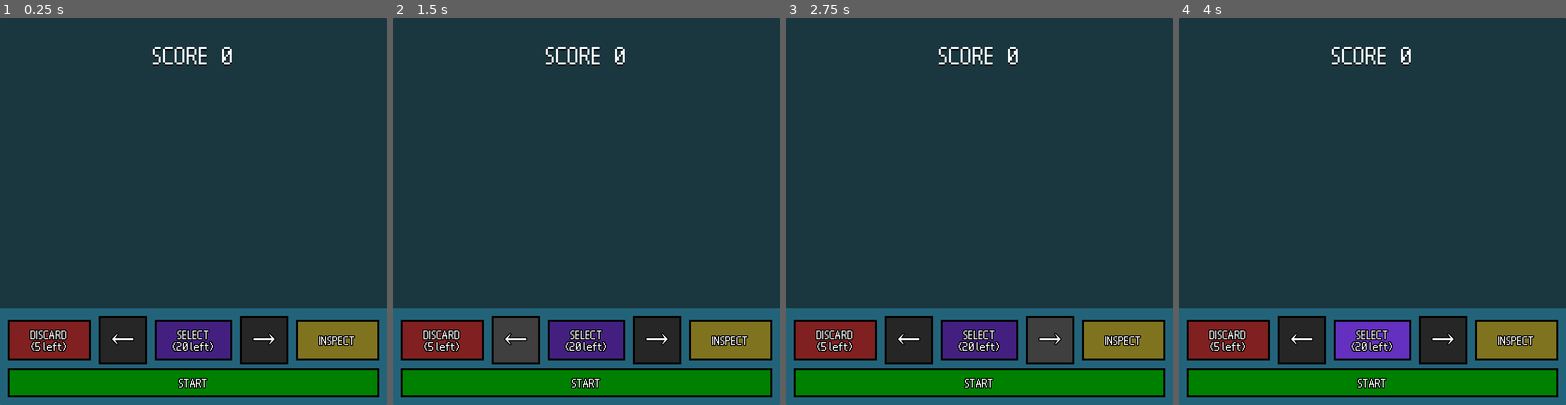
Above: before the commit, frames 1-4 (left to right).
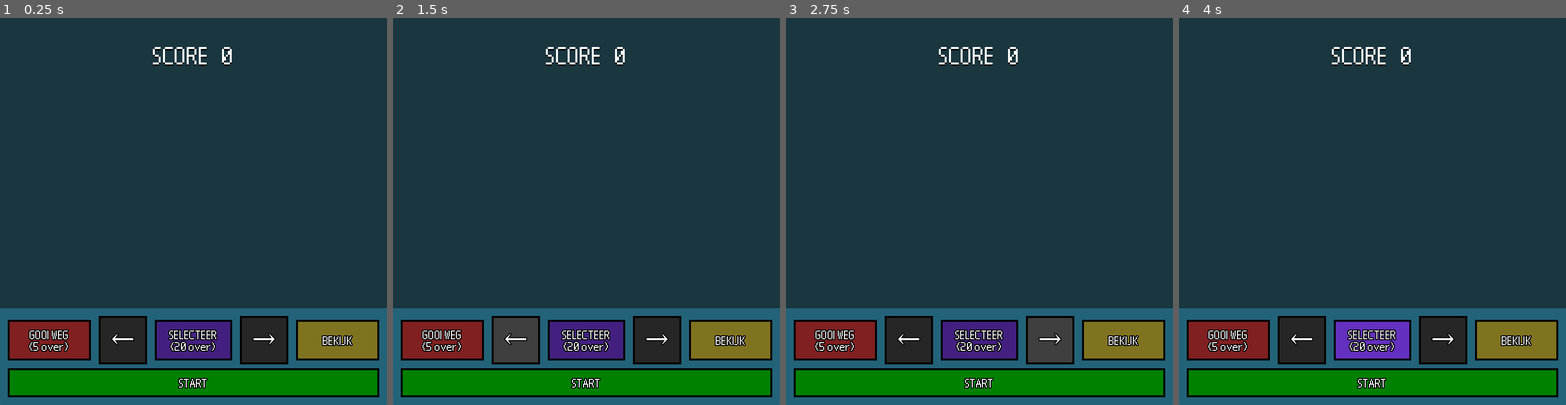
Above: after the commit, the same moments.

Repository: sjerpsthomas/job-hunter
Game: Godot game, scene res://screen/main/main_screen.tscn
The game is run twice, just before and just after one commit, with the same random seed, the same clock (stepped at 60 frames per second) and the same inputs. This scene is started directly instead of the project's main scene.
Inputs:
- Up to frame 1 (0.25 s): no input
- Up to frame 2 (1.5 s): click "DISCARD (5 left)" (after the commit: "GOOI WEG (5 over)") at 0.5 s; click "←" at 1.25 s
- Up to frame 3 (2.75 s): click "→" at 2 s
- Up to frame 4 (4 s): click "INSPECT" (after the commit: "BEKIJK") at 2.75 s; click "SELECT (20 left)" (after the commit: "SELECTEER (20 over)") at 3.5 s

The runs differ from the first frame. In frame 1, 0.9% of the frame differs, in the area x 7-92%, y 80-87%; in frame 2, 0.9%; in frame 3, 0.9%; in frame 4, 0.9%.
Error in both runs: Out of bounds get index '-1' (on base: 'Array[PortfolioItem]') (res://screen/main/cards.gd:32)

Commit message:
Complete localization

Diff:
--- a/core/card/card.gd
+++ b/core/card/card.gd
@@ -50,7 +50,7 @@
 func _process(_delta: float) -> void:
 	# TODO: delta-independent tweening (talk by Freya Holmer)
 
-	var target_position_offset := Vector2(0, -30 * int(picked and collapsed) - 100 * int(not collapsed))
+	var target_position_offset := Vector2(0, -30 * int(picked and collapsed) - 80 * int(not collapsed))
 
 	position_offset = position_offset.lerp(target_position_offset, 0.2)
 
--- /dev/null
+++ b/core/locale.gd
@@ -0,0 +1,60 @@
+extends Node
+
+
+const locale = "nl"
+
+
+
+func txt(input: String) -> String:
+	if locale == "EN":
+		return {
+			'loading': 'loading portfolio...',
+			'error': 'Error loading portfolio.\nPlease refresh to try again.',
+			'play': 'Play!',
+
+			'select': 'SELECT',
+			'inspect': 'INSPECT',
+			'discard': 'DISCARD',
+			'left': 'left',
+
+			'final_score': "Final score",
+			'replay': 'Play again!',
+			'back': 'Back to title screen',
+
+			'card': 'CARD',
+			'cards': 'CARDS',
+			'link': 'LINK',
+			'links': 'LINKS',
+
+			'common_tags_1': 'COMMON',
+			'common_tags_2': ' TAGS',
+
+			'duplicate_1': 'DUPLICATE',
+			'duplicate_2': ' CARDS',
+		}[input]
+	else:
+		return {
+			'loading': 'portfolio laden...',
+			'error': 'Error bij laden van portfolio.\nVervers de pagina om het opnieuw te proberen.',
+			'play': 'Spelen!',
+
+			'select': 'SELECTEER',
+			'inspect': 'BEKIJK',
+			'discard': 'GOOI WEG',
+			'left': 'over',
+
+			'final_score': 'Eindscore',
+			'replay': 'Opnieuw spelen!',
+			'back': 'Terug naar hoofdmenu',
+
+			'card': 'KAART',
+			'cards': 'KAARTEN',
+			'link': 'LINK',
+			'links': 'LINKS',
+
+			'common_tags_1': 'GEMEENSCHAPPELIJKE',
+			'common_tags_2': '-TAGS',
+
+			'duplicate_1': 'DUBBELE',
+			'duplicate_2': ' KAARTEN',
+		}[input]
--- a/core/portfolio_loader.gd
+++ b/core/portfolio_loader.gd
@@ -3,7 +3,6 @@
 
 
 static var has_error := false
-static var locale := "en"
 
 var collection_response_count := 0
 var collection_response_size: int
@@ -32,7 +31,6 @@
 # -
 func _process(_delta: float) -> void:
 	if has_error:
-		print("error found!")
 		errored.emit()
 
 
@@ -42,7 +40,7 @@
 	add_child(http_request)
 	http_request.request_completed.connect(_portfolio_items_completed)
 
-	var error = http_request.request("https://www.thomassjerps.nl/api/jh-portfolio-items?locale=" + locale)
+	var error = http_request.request("https://www.thomassjerps.nl/api/jh-portfolio-items?locale=" + Locale.locale)
 	print("sent request to /api/jh-portfolio-items/")
 	if error != OK:
 		push_error("HTTP error")
@@ -75,7 +73,7 @@
 	add_child(http_request)
 	http_request.request_completed.connect(_portfolio_tags_completed)
 
-	var error := http_request.request("https://www.thomassjerps.nl/api/jh-portfolio-tags?locale=" + locale)
+	var error := http_request.request("https://www.thomassjerps.nl/api/jh-portfolio-tags?locale=" + Locale.locale)
 	print("sent request to /api/jh-portfolio-tags/")
 	if error != OK:
 		push_error("HTTP error")
--- a/project.godot
+++ b/project.godot
@@ -17,6 +17,7 @@
 
 [autoload]
 
+Locale="*res://core/locale.gd"
 PortfolioItemsCollection="*res://collection/portfolio_items_collection.gd"
 PortfolioTagsCollection="*res://collection/portfolio_tags_collection.gd"
 PortfolioLoader="*res://core/portfolio_loader.gd"
--- a/screen/main/game_over.gd
+++ b/screen/main/game_over.gd
@@ -8,6 +8,12 @@
 		position.y = lerpf(position.y, 130, 0.15)
 
 
+func init() -> void:
+	$ScoreLabel.text = str(Locale.txt('final_score'), ": ", main_screen.score)
+	$ReplayButton.text = Locale.txt('replay')
+	$BackButton.text = Locale.txt('back')
+
+
 func _on_replay_button_pressed() -> void:
 	get_tree().change_scene_to_file("res://screen/main/main_screen.tscn")
 
--- a/screen/main/main_screen.gd
+++ b/screen/main/main_screen.gd
@@ -59,7 +59,7 @@
 	## NUMBER OF CARDS SEQUENCE
 	var card_count := items.size()
 
-	spawn_text(str(card_count, " CARD", "S" if card_count != 1 else ""))
+	spawn_text(str(card_count, " ", Locale.txt('cards' if card_count != 1 else 'card')))
 	score += card_count
 	do_shake(2 * card_count)
 
@@ -71,7 +71,7 @@
 	for item in items:
 		link_count += item.link_texts.size()
 
-	spawn_text(str(link_count, " TOTAL LINK", "S" if link_count != 1 else ""))
+	spawn_text(str(link_count, " ", Locale.txt('links' if link_count != 1 else "")))
 	score += 5 * link_count
 	do_shake(3 * link_count)
 
@@ -92,7 +92,7 @@
 				common = false
 
 		if common and tag_count >= 2:
-			spawn_text(str(tag_count, " COMMON ", tag.to_upper(), " TAGS (x", common_tag_multiplier, ")"))
+			spawn_text(str(tag_count, " ", Locale.txt('common_tags_1'), " '", tag.to_upper(), "'", Locale.txt('common_tags_2'), " (", common_tag_multiplier, ")"))
 			do_shake(3 * 5 * tag_count * common_tag_multiplier)
 
 			score += 10 * tag_count * common_tag_multiplier
@@ -119,7 +119,7 @@
 
 		# Don't continue if no duplicates found
 		if duplicate_count >= 2:
-			spawn_text(str(duplicate_count, " DUPLICATE ", item.title.to_upper(), " (x", duplicate_multiplier, ")"))
+			spawn_text(str(duplicate_count, " ", Locale.txt('duplicate_1'), " '", item.title.to_upper(), "'", Locale.txt('duplicate_2'), " (x", duplicate_multiplier, ")"))
 			do_shake(5 * 5 * duplicate_count * duplicate_multiplier)
 
 			score += 20 * duplicate_count * duplicate_multiplier
@@ -136,6 +136,7 @@
 	## EPILOG
 	if select_count == 0:
 		state = State.GAME_OVER
+		%GameOver.init()
 	else:
 		state = State.NORMAL
 		%Cards.discard_and_redraw()
--- a/screen/main/main_screen.tscn
+++ b/screen/main/main_screen.tscn
@@ -184,6 +184,11 @@
 content_margin_right = 4.0
 content_margin_bottom = 4.0
 bg_color = Color(0.1056, 0.2739, 0.33, 1)
+border_width_left = 4
+border_width_top = 4
+border_width_right = 4
+border_width_bottom = 4
+border_color = Color(0, 0, 0, 1)
 corner_detail = 1
 
 [node name="MainScreen" type="Node2D"]
@@ -255,8 +260,8 @@
 theme_override_styles/normal = SubResource("StyleBoxFlat_5nfce")
 theme_override_styles/hover = SubResource("StyleBoxFlat_yjj13")
 action_mode = 0
-text = "DISCARD
-(x left)"
+text = "...
+(...)"
 
 [node name="LeftButton" type="Button" parent="UI"]
 layout_mode = 0
@@ -304,7 +309,7 @@
 theme_override_styles/normal = SubResource("StyleBoxFlat_upu6u")
 theme_override_styles/hover = SubResource("StyleBoxFlat_xma5k")
 action_mode = 0
-text = "INSPECT"
+text = "(...)"
 
 [node name="SelectButton" type="Button" parent="UI"]
 layout_mode = 0
@@ -320,8 +325,8 @@
 theme_override_styles/normal = SubResource("StyleBoxFlat_exliv")
 theme_override_styles/hover = SubResource("StyleBoxFlat_j8d0k")
 action_mode = 0
-text = "SELECT
-(x left)"
+text = "...
+(...)"
 
 [node name="StartButton" type="Button" parent="UI"]
 layout_mode = 0
@@ -340,6 +345,7 @@
 text = "START"
 
 [node name="GameOver" type="Panel" parent="."]
+unique_name_in_owner = true
 offset_left = 100.0
 offset_top = -648.0
 offset_right = 700.0
--- a/screen/main/ui.gd
+++ b/screen/main/ui.gd
@@ -1,4 +1,8 @@
 extends Control
+
+
+func _ready() -> void:
+	$InspectButton.text = Locale.txt('inspect')
 
 
 func press(action: String) -> void:
@@ -9,29 +13,21 @@
 
 
 func set_discard_count(new_discard_count: int) -> void:
-	$DiscardButton.text = str("DISCARD\n(", new_discard_count, " left)")
+	$DiscardButton.text = str(Locale.txt('discard'), "\n(", new_discard_count, " ", Locale.txt('left'), ")")
+
 
 func set_select_count(new_select_count: int) -> void:
-	$SelectButton.text = str("SELECT\n(", new_select_count, " left)")
-
-func _on_discard_button_pressed() -> void:
-	press("ui_card_discard")
+	$SelectButton.text = str(Locale.txt('select'), "\n(", new_select_count, " ", Locale.txt('left'), ")")
 
 
-func _on_left_button_pressed() -> void:
-	press("ui_left")
+func _on_discard_button_pressed() -> void: press("ui_card_discard")
 
+func _on_left_button_pressed() -> void: press("ui_left")
 
-func _on_right_button_pressed() -> void:
-	press("ui_right")
+func _on_right_button_pressed() -> void: press("ui_right")
 
+func _on_inspect_button_pressed() -> void: press("ui_card_info")
 
-func _on_inspect_button_pressed() -> void:
-	press("ui_card_info")
+func _on_select_button_pressed() -> void: press("ui_accept")
 
-
-func _on_select_button_pressed() -> void:
-	press("ui_accept")
-
-func _on_start_button_pressed() -> void:
-	press("ui_execute")
+func _on_start_button_pressed() -> void: press("ui_execute")
--- a/screen/title/title_screen.gd
+++ b/screen/title/title_screen.gd
@@ -7,6 +7,10 @@
 		_on_loader_finished()
 	else:
 		PortfolioLoader.finished.connect(_on_loader_finished)
+		PortfolioLoader.errored.connect(_on_loader_errored)
+
+	%Loading.text = Locale.txt('loading')
+	%PlayButton.text = Locale.txt('play')
 
 
 func _on_play_button_pressed() -> void:
@@ -14,4 +18,8 @@
 
 
 func _on_loader_finished() -> void:
+	%Loading.visible = false
 	%PlayButton.disabled = false
+
+func _on_loader_errored() -> void:
+	%Loading.text = Locale.txt('error')
--- a/screen/title/title_screen.tscn
+++ b/screen/title/title_screen.tscn
@@ -37,6 +37,11 @@
 content_margin_right = 4.0
 content_margin_bottom = 4.0
 bg_color = Color(0, 0.5, 0, 1)
+border_width_left = 4
+border_width_top = 4
+border_width_right = 4
+border_width_bottom = 4
+border_color = Color(0, 0, 0, 1)
 corner_detail = 1
 
 [sub_resource type="StyleBoxFlat" id="StyleBoxFlat_cn8bv"]
@@ -45,9 +50,15 @@
 content_margin_right = 4.0
 content_margin_bottom = 4.0
 bg_color = Color(0, 0.75, 0, 1)
+border_width_left = 4
+border_width_top = 4
+border_width_right = 4
+border_width_bottom = 4
+border_color = Color(0, 0, 0, 1)
 corner_detail = 1
 
 [node name="TitleScreen" type="Node2D"]
+texture_filter = 1
 script = ExtResource("1_2je2x")
 
 [node name="Panel2" type="Panel" parent="."]
@@ -75,6 +86,23 @@
 horizontal_alignment = 1
 autowrap_mode = 1
 
+[node name="Loading" type="Label" parent="."]
+unique_name_in_owner = true
+texture_filter = 1
+offset_top = 296.0
+offset_right = 800.0
+offset_bottom = 377.0
+pivot_offset = Vector2(500, 50)
+theme_override_colors/font_shadow_color = Color(0, 0, 0, 1)
+theme_override_constants/shadow_offset_x = 0
+theme_override_constants/shadow_offset_y = 3
+theme_override_constants/shadow_outline_size = 0
+theme_override_font_sizes/font_size = 48
+text = "loading content..."
+horizontal_alignment = 1
+vertical_alignment = 2
+autowrap_mode = 1
+
 [node name="PlayButton" type="Button" parent="."]
 unique_name_in_owner = true
 offset_left = 250.0
Not shown, added: core/locale.gd.uid
